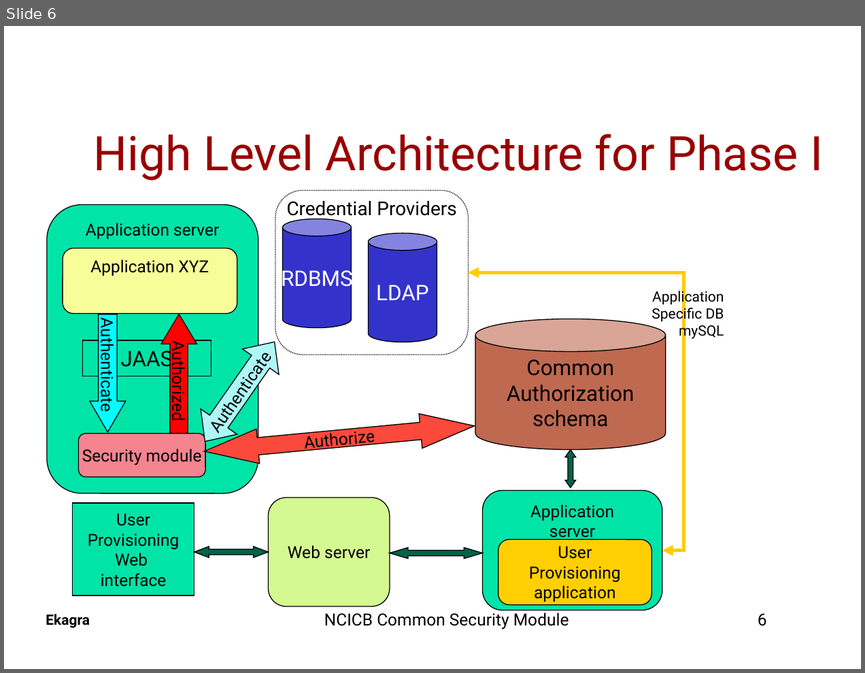
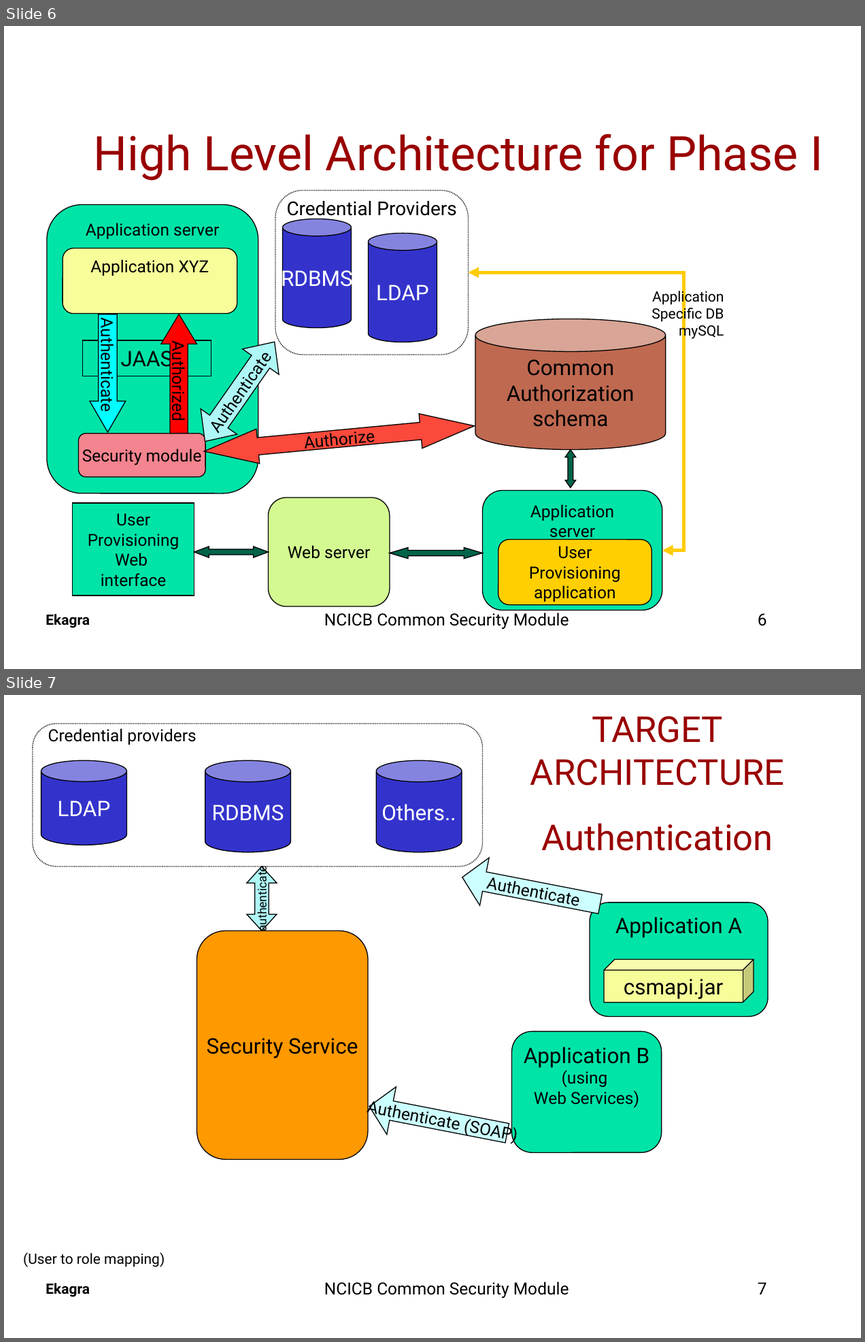
Before and after one commit to CBIIT/common-security-module-docs, a slide deck: CSM_Presentation.ppt. Shown one above the other, each under a label of ours: slide 6 before the commit, slides 6 and 7 after it. The pictures are 865x673 and 865x1342 pixels, drawn with LibreOffice and Linux fonts; fonts in the diff are those of the drawing; background and template pictures are left out. Boxes give left, top, right and bottom in pixels: in the first picture for what was removed or moved away, otherwise in the second. Text is boxed around its words. In the diff, an @@ line names an element or a change of style, - is before the commit and + after.

```diff
--- a/CSM_Presentation.ppt
+++ b/CSM_Presentation.ppt
@@ slide 7 added at box(4, 695, 861, 1338), background #FFFFFF; not listed: 1 template element that a slide beside it also shows @@
@@ rounded rectangle added at box(33, 724, 482, 866), outline #000000 0.74 pt dashed, 14 pt, text #000000 @@
+Credential providers
@@ text added at box(530, 716, 785, 851), 30 pt, text #990000 @@
+TARGET ARCHITECTURE
+Authentication
@@ rectangle added at box(4, 766, 861, 1195), fill #FFFFFF @@
@@ cylinder added at box(41, 760, 126, 845), fill #3333CC, outline #000000 0.74 pt, 18 pt, text #FFFFFF @@
+LDAP
@@ cylinder added at box(205, 760, 291, 852), fill #3333CC, outline #000000 0.74 pt, 18 pt, text #FFFFFF @@
+RDBMS
@@ cylinder added at box(376, 760, 462, 852), fill #3333CC, outline #000000 0.74 pt, 18 pt, text #FFFFFF @@
+Others..
@@ left arrow added at box(458, 853, 604, 928), fill #CCFFFF, outline #000000 0.74 pt, 14 pt, text #000000 @@
+Authenticate
@@ left right arrow added at box(247, 866, 277, 930), fill #AFF7F7, outline #000000 0.74 pt, 10 pt, text #000000 @@
+authenticate
@@ rounded rectangle added at box(589, 902, 768, 1016), fill #00E4A8, outline #000000 0.74 pt, 18 pt, text #000000 @@
+Application A
@@ freeform shape added at box(197, 930, 368, 1159), fill #FF9900, outline #000000 0.74 pt, 18 pt, text #000000 @@
+Security Service
@@ cube added at box(604, 959, 753, 1002), fill #F6FD99, outline #000000 0.74 pt, 18 pt, text #000000 @@
+csmapi.jar
@@ rounded rectangle added at box(512, 1031, 662, 1152), fill #00E4A8, outline #000000 0.74 pt, 14 pt, text #000000 @@
+Application B
+(using
+Web Services)
@@ left arrow added at box(365, 1082, 512, 1157), fill #CCFFFF, outline #000000 0.74 pt, 14 pt, text #000000 @@
+Authenticate (SOAP)
@@ text added at box(23, 1252, 164, 1267), 12 pt, text #000000 @@
+(User to role mapping)
@@ rectangle added at box(211, 1259, 747, 1295), fill #FFFFFF @@
@@ text added at box(324, 1281, 569, 1297), 14 pt, text #000000 @@
+NCICB Common Security Module
@@ page number added at box(757, 1282, 767, 1294), 14 pt, text #000000 @@
+7
```
Also in this commit, not shown: 20 slides changed, 2 other slides added.
